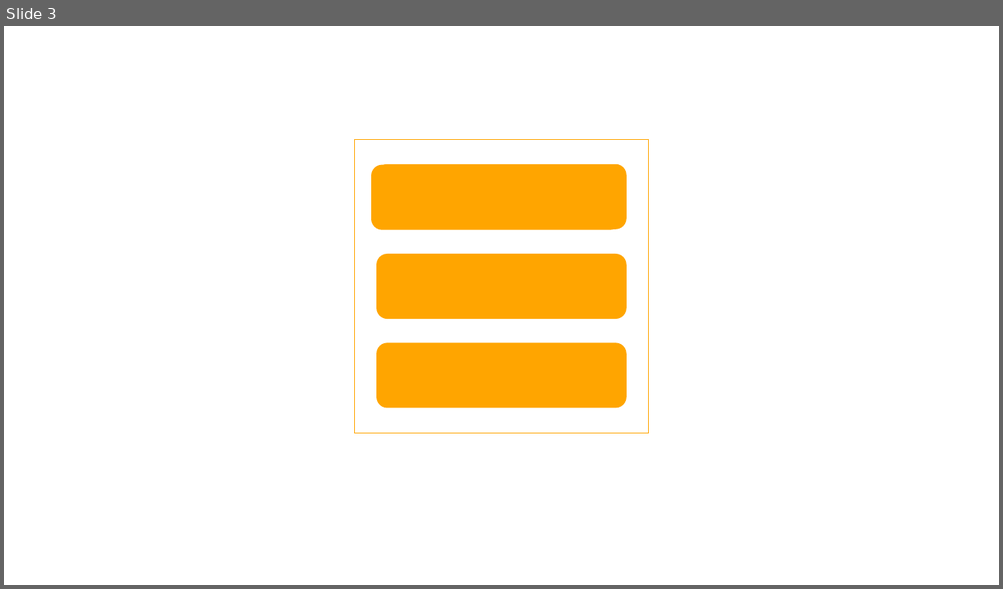
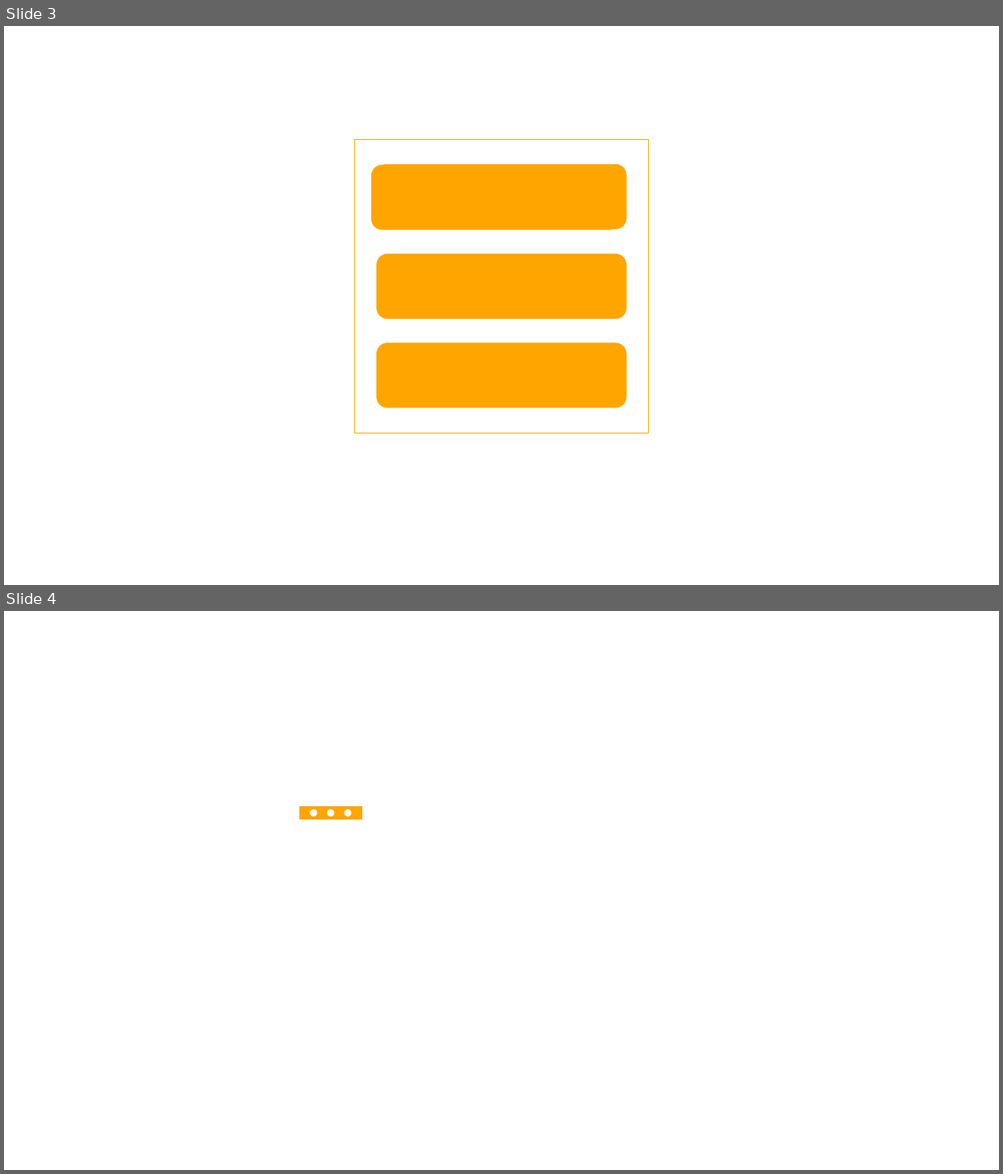
Before and after one commit to nicolasmf/The-Kitchen-Project, a slide deck: docs/icons.pptx. Shown one above the other, each under a label of ours: slide 3 before the commit, slides 3 and 4 after it. The pictures are 1003x589 and 1003x1174 pixels, drawn with LibreOffice and Linux fonts; fonts in the diff are those of the drawing. Boxes give left, top, right and bottom in pixels: in the first picture for what was removed or moved away, otherwise in the second. Text is boxed around its words. In the diff, an @@ line names an element or a change of style, - is before the commit and + after.

```diff
--- a/docs/icons.pptx
+++ b/docs/icons.pptx
@@ slide 4 added at box(4, 611, 999, 1170), background #FFFFFF @@
@@ rectangle added at box(299, 807, 361, 820), fill #FFA500, outline #FFA500 1 pt @@
@@ ellipse added at box(310, 810, 316, 816), fill #FFFFFF, outline #FFFFFF 1 pt @@
@@ ellipse added at box(328, 810, 334, 816), fill #FFFFFF, outline #FFFFFF 1 pt @@
@@ ellipse added at box(345, 810, 351, 816), fill #FFFFFF, outline #FFFFFF 1 pt @@
```
Also in this commit, not shown: 3 other files.
